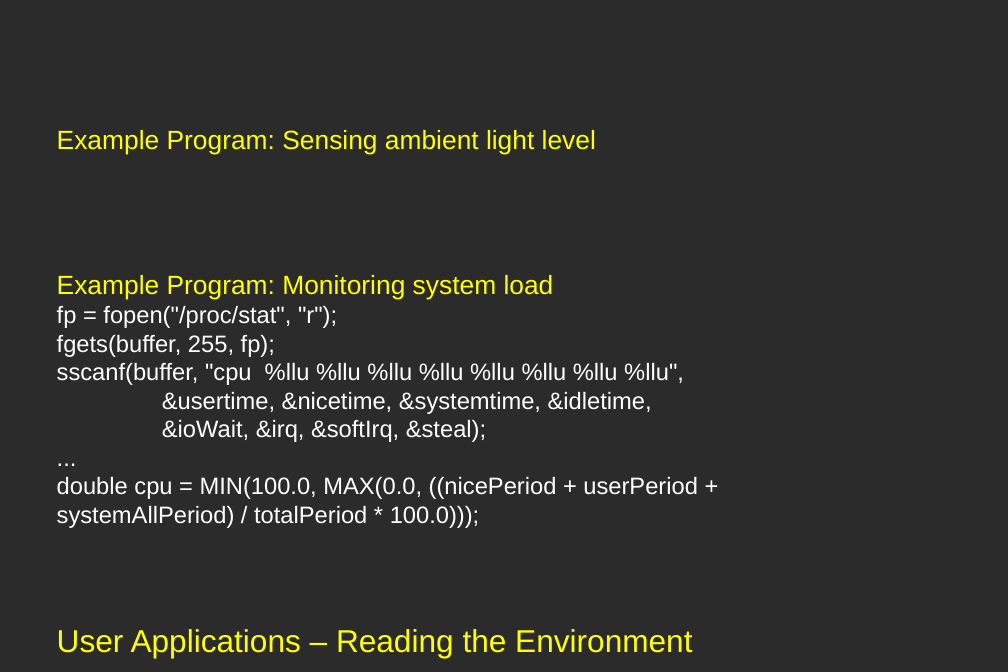
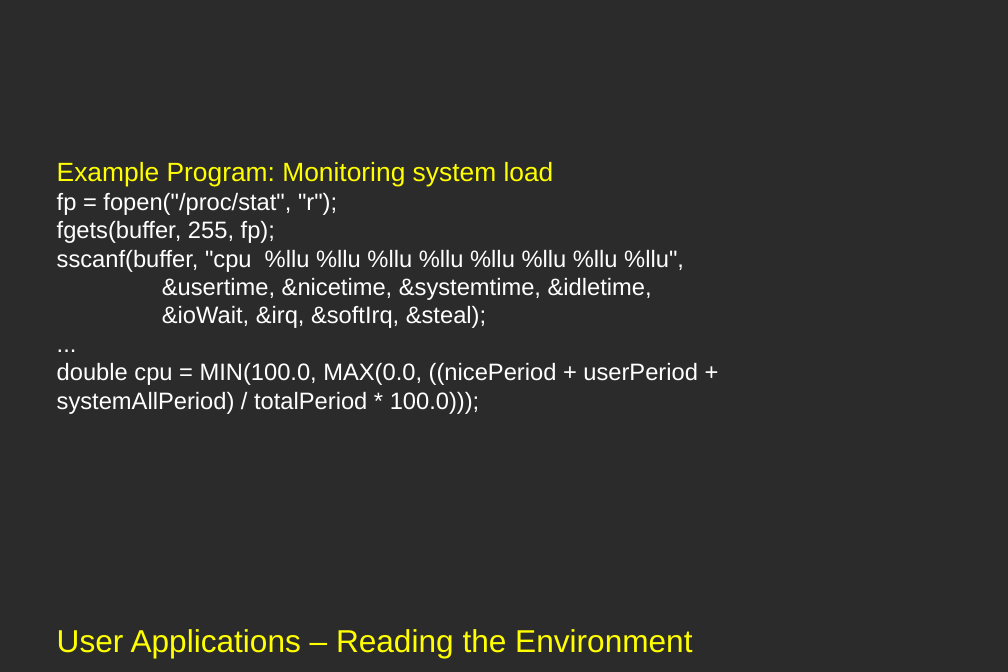
Before and after one commit to andrewsw/expose-teensy, a slide deck: slide 8 of Proj_2_Pres.odp (slide 6 before the commit). Drawn at 1008x672 pixels with LibreOffice and Linux fonts; fonts in the diff are those of the drawing; background and template pictures are left out; a plain dark background stands for a picture behind light text. Boxes give left, top, right and bottom in pixels: in the first picture for what was removed or moved away, otherwise in the second. Text is boxed around its words. In the diff, an @@ line names an element or a change of style, - is before the commit and + after.

```diff
--- a/Proj_2_Pres.odp
+++ b/Proj_2_Pres.odp
@@ text at [57, 130, 596, 155]: paragraph removed @@
-Example Program: Sensing ambient light level
```
Also in this commit, not shown: 1 other slide changed, 2 slides added.
